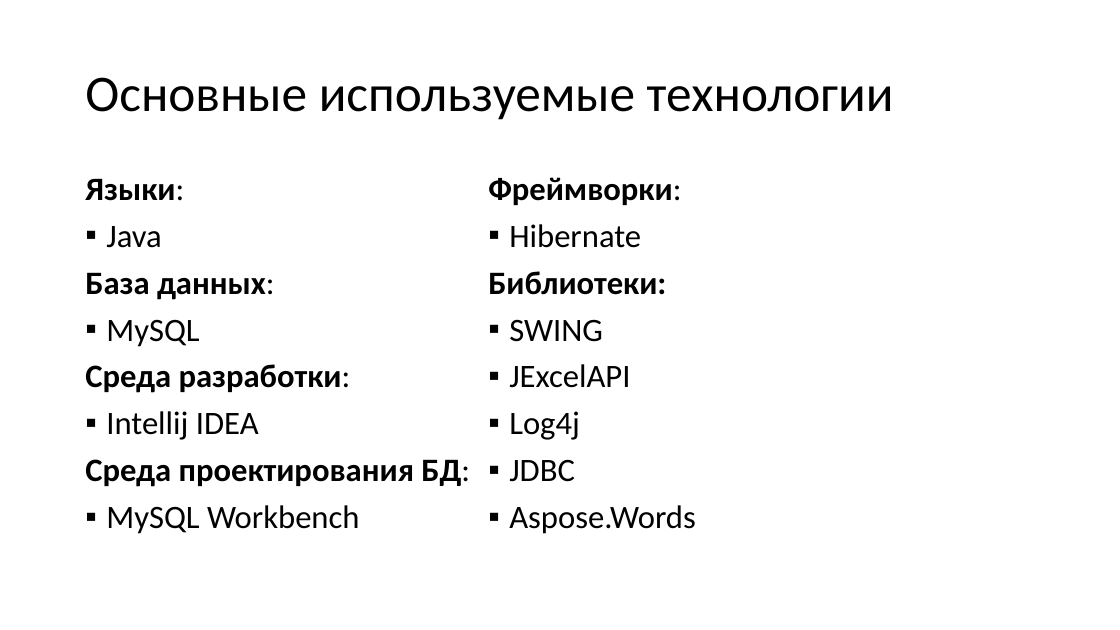
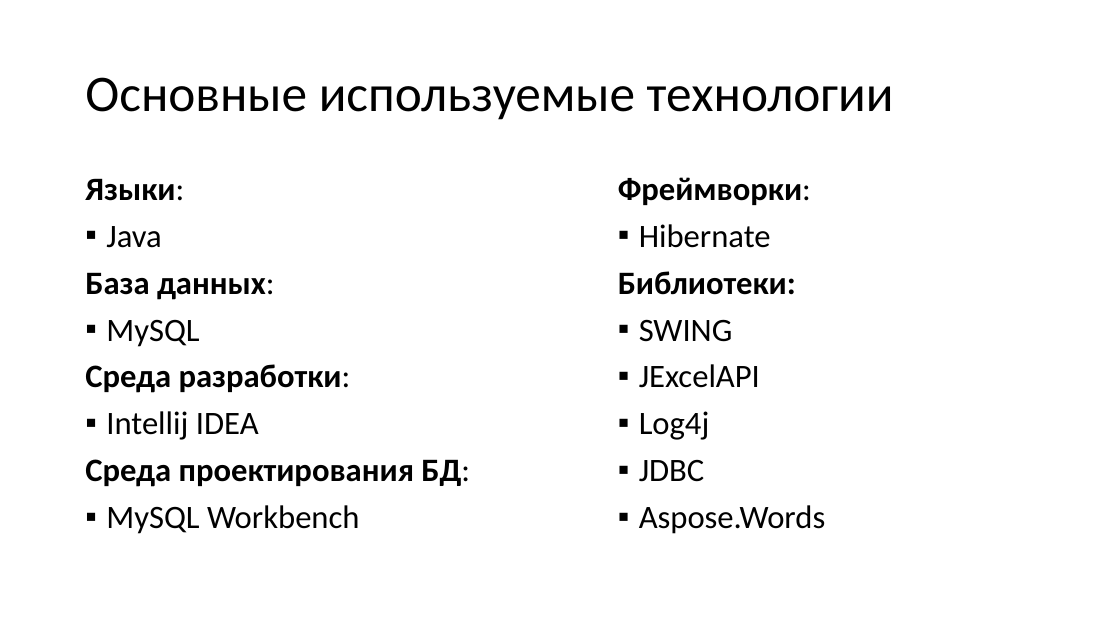
Before and after one commit to gromov-nikita/diplomHUB, a slide deck: slide 5 of diplom v2.0/doc/Презентация.pptx. Drawn at 1120x630 pixels with LibreOffice and Linux fonts; fonts in the diff are those of the drawing. Boxes give left, top, right and bottom in pixels: in the first picture for what was removed or moved away, otherwise in the second. Text is boxed around its words. In the diff, an @@ line names an element or a change of style, - is before the commit and + after.

```diff
--- a/diplom v2.0/doc/Презентация.pptx
+++ b/diplom v2.0/doc/Презентация.pptx
@@ text "Фреймворки:": place and size @@
-text "Фреймворки:" at <box>488,177,696,534</box>
+text "Фреймворки:" at <box>618,177,826,534</box>
```
Also in this commit, not shown: 3 other slides changed, 1 slide added, 6 other files.
